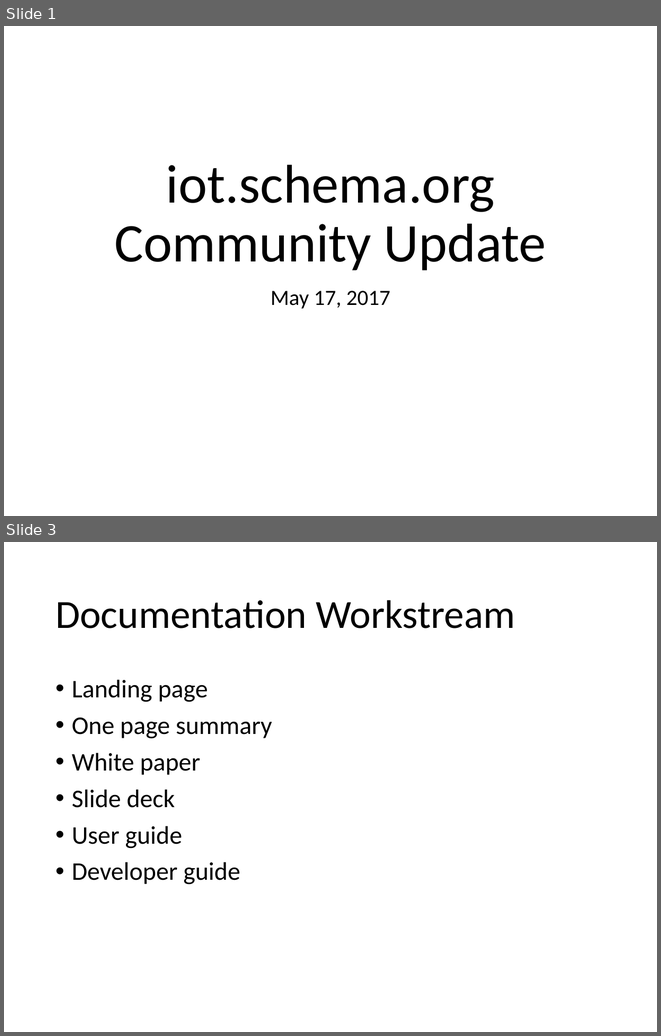
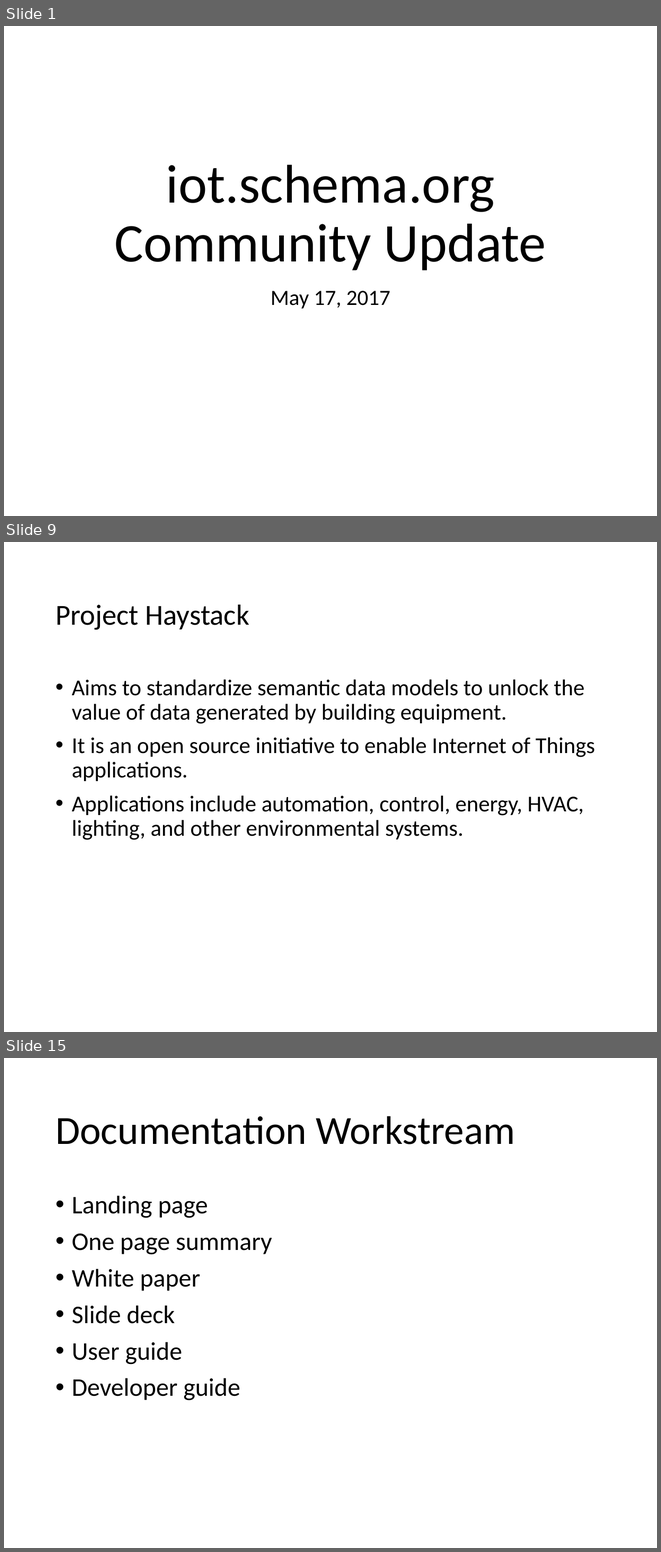
Before and after one commit to iot-schema-collab/teleconferences, a slide deck: iotschema-17may20218.pptx. Shown one above the other, each under a label of ours: slides 1 and 3 before the commit, slides 1, 9 and 15 after it; the slides between them are not shown. The pictures are 661x1036 and 661x1552 pixels, drawn with LibreOffice and Linux fonts; fonts in the diff are those of the drawing. Boxes give left, top, right and bottom in pixels: in the first picture for what was removed or moved away, otherwise in the second. Text is boxed around its words. In the diff, an @@ line names an element or a change of style, - is before the commit and + after.

```diff
--- a/iotschema-17may20218.pptx
+++ b/iotschema-17may20218.pptx
@@ slide 9 added at (4,542,657,1032), background #FFFFFF @@
@@ title added at (55,605,249,630), 32 pt, text #000000 @@
+Project Haystack
@@ text added at (72,679,595,840), 25 pt, text #000000 @@
+• Aims to standardize semantic data models to unlock the value of data generated by building equipment.
+• It is an open source initiative to enable Internet of Things applications.
+• Applications include automation, control, energy, HVAC, lighting, and other environmental systems.
@@ what was slide 3 is now slide 15 @@
```
Also in this commit, not shown: 2 slides changed, 10 other slides added, 1 slide removed, 1 other file.
